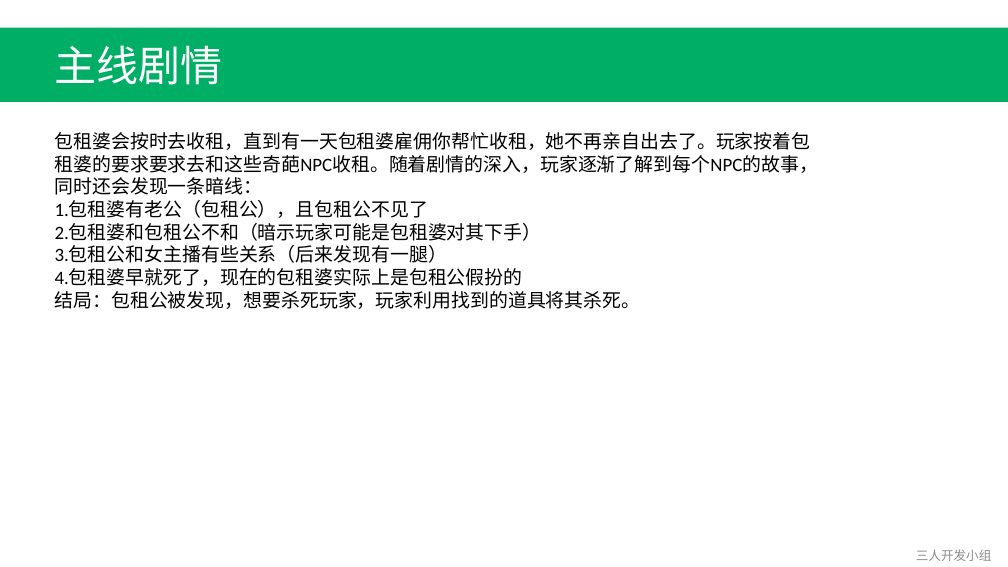
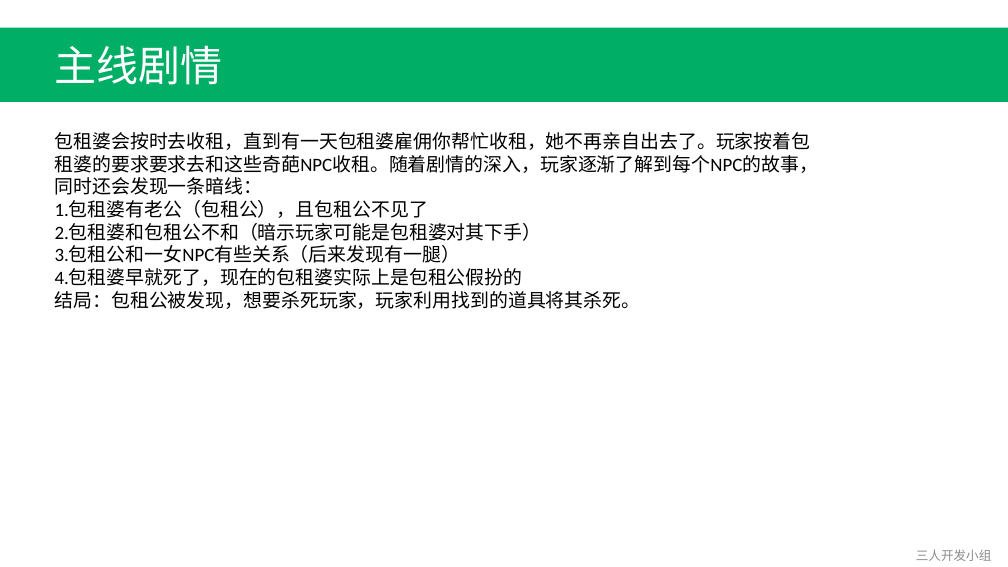
Before and after one commit to Fordebt/Give-me-my-money, a slide deck: slide 3 of 游戏世界观.pptx. Drawn at 1008x567 pixels with LibreOffice and Linux fonts; fonts in the diff are those of the drawing. Boxes give left, top, right and bottom in pixels: in the first picture for what was removed or moved away, otherwise in the second. Text is boxed around its words. In the diff, an @@ line names an element or a change of style, - is before the commit and + after.

```diff
--- a/游戏世界观.pptx
+++ b/游戏世界观.pptx
@@ text at <box>55,246,460,263</box>: text changed @@
-3.包租公和女主播有些关系（后来发现有一腿）
+3.包租公和一女NPC有些关系（后来发现有一腿）
```
Also in this commit, not shown: 1 other file.
